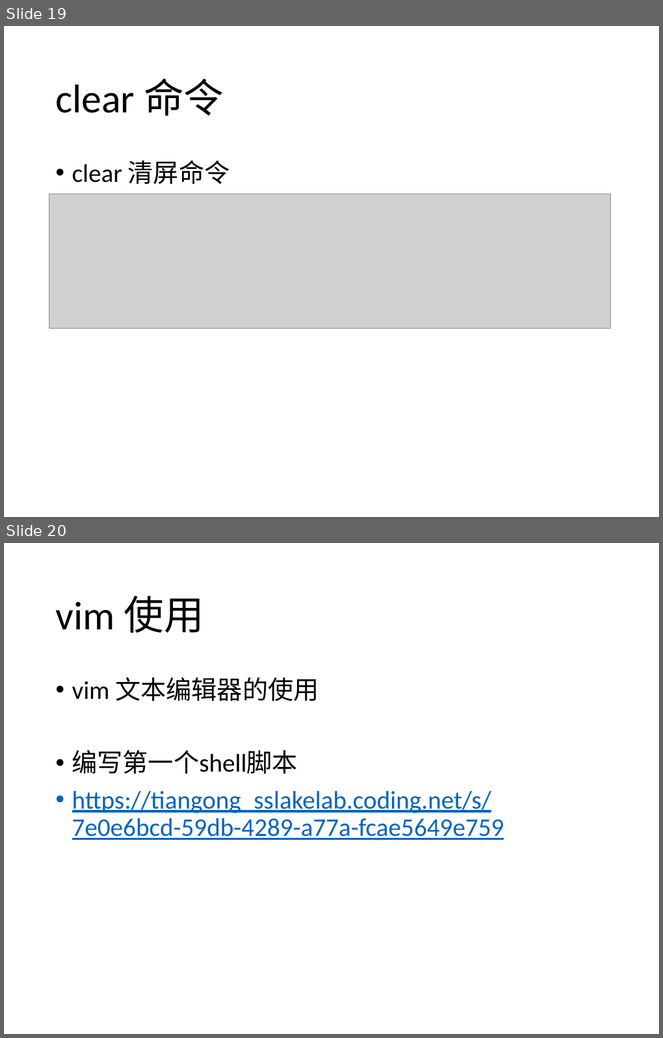
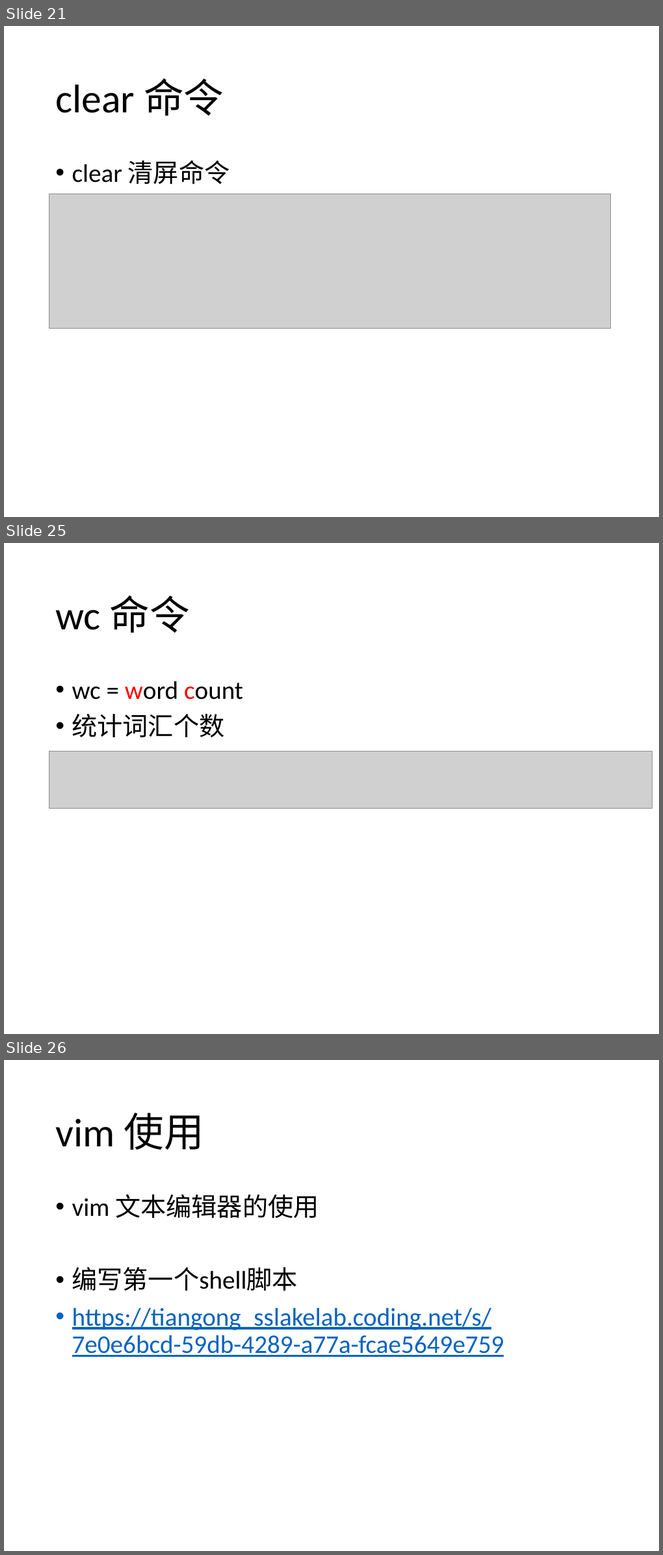
Before and after one commit to SSlakeLabTiangong/2019_workshop, a slide deck: 03_Linux101/Linux101.pptx. Shown one above the other, each under a label of ours: slides 19 and 20 before the commit, slides 21, 25 and 26 after it; the slides between them are not shown. The pictures are 663x1038 and 663x1555 pixels, drawn with LibreOffice and Linux fonts; fonts in the diff are those of the drawing; grey boxes stand for pictures. Boxes give left, top, right and bottom in pixels: in the first picture for what was removed or moved away, otherwise in the second. Text is boxed around its words. In the diff, an @@ line names an element or a change of style, - is before the commit and + after.

```diff
--- a/03_Linux101/Linux101.pptx
+++ b/03_Linux101/Linux101.pptx
@@ slide 25 added at box(4, 543, 659, 1034), background #FFFFFF @@
@@ title added at box(55, 595, 190, 633), 44 pt, text #000000 @@
+wc 命令
@@ text added at box(72, 681, 243, 737), 28 pt, text #000000 @@
+• wc = word count
+• 统计词汇个数
@@ picture added at box(50, 752, 653, 809) @@
@@ what was slide 19 is now slide 21 @@
@@ what was slide 20 is now slide 26 @@
```
Also in this commit, not shown: 9 slides changed, 9 other slides added.
